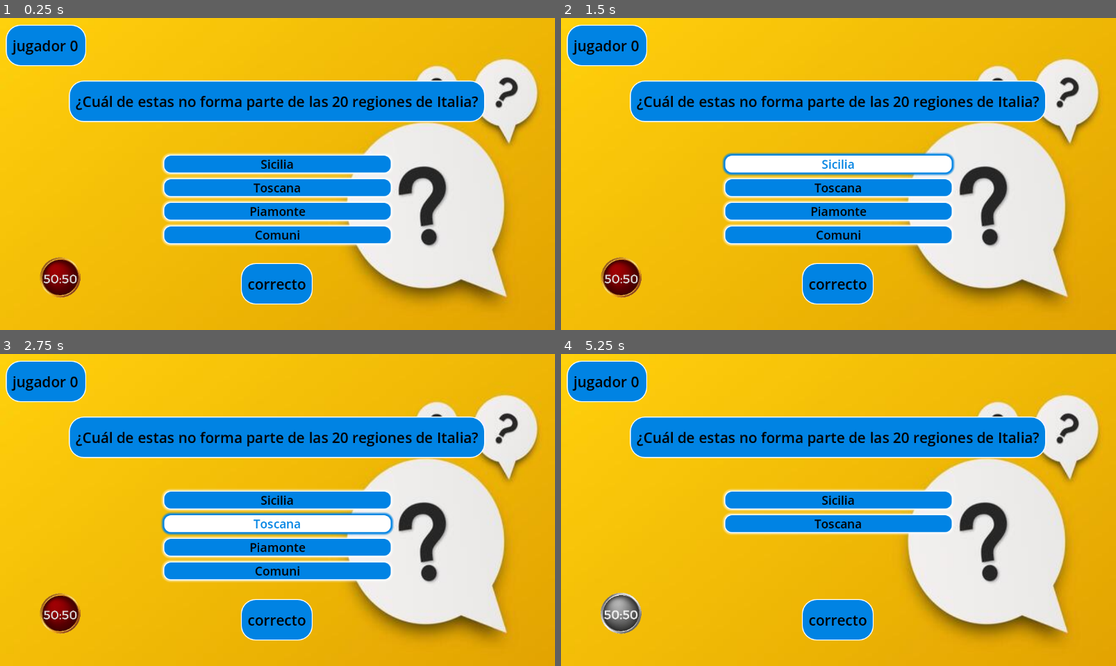
Above: before the commit, frames 1-4 (two rows, left to right).
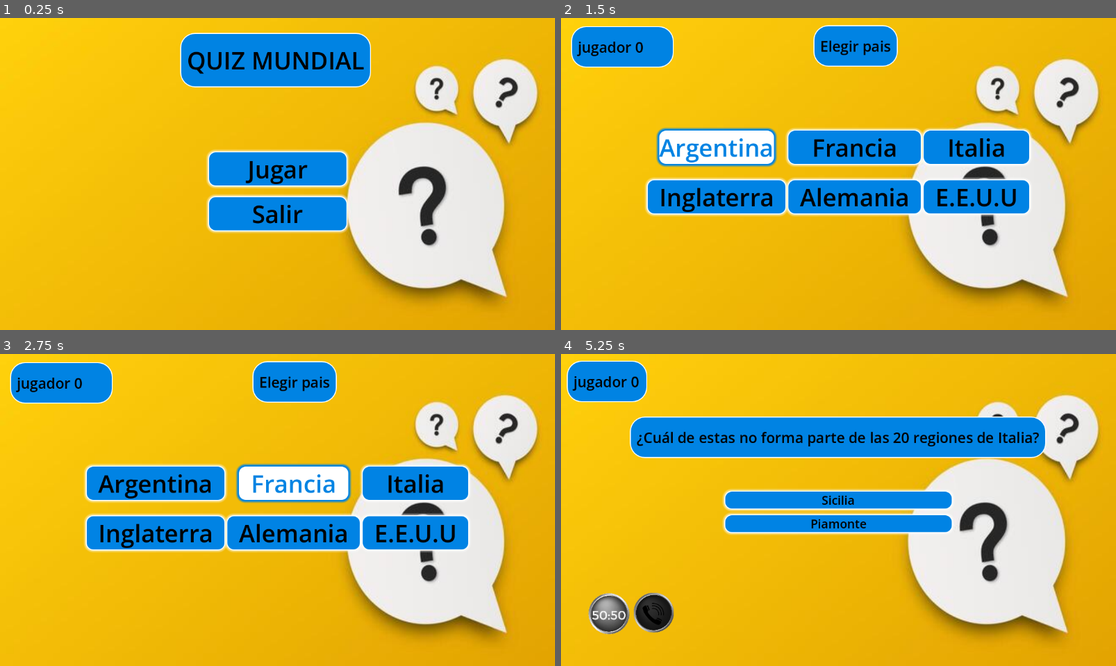
Above: after the commit, the same moments.

Repository: tobiflores/TriviaMundial-Alonso_Flores
Game: Godot game, scene res://Escenas/menu.tscn
Two runs of this game, one before a commit and one after it. Both use one fixed random seed, a clock stepped at 60 frames per second and the inputs below. Before the commit the project starts from res://Escenas/pregunta.tscn.
Inputs (mouse positions are in pixels of both pictures, inside the frame that each line leads up to; where the layout moved, square brackets give the same spot in the first picture):
- Up to frame 1 (0.25 s): no input
- Up to frame 2 (1.5 s): click "Sicilia" (after the commit: "Jugar") at 0.5 s; click "Sicilia" (after the commit: "Argentina") at 1.25 s
- Up to frame 3 (2.75 s): click "Toscana" (after the commit: "Francia") at 2 s
- Up to frame 4 (5.25 s): click "Piamonte" (after the commit: "Italia") at 2.75 s; click (655, 612) at 3.52 s; click "Sicilia" at 4.25 s; click (605, 612) [616, 612] at 5 s

The runs differ from the first frame. In frame 1, 28% of the frame differs, in the area x 1-88%, y 2-92%; in frame 2, 34%; in frame 3, 35%; in frame 4, 3.4%.
Error after the commit: Cannot call method 'duplicate' on a null value. (res://Scripts/elegir_pais.gd:14)

Commit message:
mejoras en preguntas, colores de botones y continuacion

Diff:
--- a/Escenas/pregunta.tscn
+++ b/Escenas/pregunta.tscn
@@ -4,6 +4,8 @@
 [ext_resource type="Script" uid="uid://dvhshdkvamyhm" path="res://Scripts/ronda.gd" id="1_8vmtj"]
 [ext_resource type="Texture2D" uid="uid://oe3vayvddhwd" path="res://Imagenes/cincuenta50.png" id="3_k1vya"]
 [ext_resource type="Texture2D" uid="uid://cyjfs35dfdpiv" path="res://Imagenes/cincuentaB&W.png" id="4_6fbo8"]
+[ext_resource type="Texture2D" uid="uid://ca1pjpha0t7mg" path="res://Imagenes/llamada.png" id="5_k1vya"]
+[ext_resource type="Texture2D" uid="uid://cqr8akagvdpra" path="res://Imagenes/llamadaB&W.png" id="6_6fbo8"]
 
 [sub_resource type="StyleBoxTexture" id="StyleBoxTexture_aj2lq"]
 texture = ExtResource("1_1gt84")
@@ -39,7 +41,7 @@
 shadow_size = 5
 
 [sub_resource type="StyleBoxFlat" id="StyleBoxFlat_8vmtj"]
-bg_color = Color(0, 0, 0, 1)
+bg_color = Color(0, 0.5137255, 0.8901961, 1)
 border_width_left = 2
 border_width_top = 2
 border_width_right = 2
@@ -114,20 +116,36 @@
 [node name="Boton50" type="TextureButton" parent="." unique_id=1850822666]
 layout_mode = 1
 anchors_preset = -1
-anchor_left = 0.11000001
-anchor_top = 0.83000004
-anchor_right = 0.11000001
-anchor_bottom = 0.83000004
-offset_left = -61.720016
-offset_top = -43.840027
-offset_right = 495.28
-offset_bottom = 404.15997
+anchor_left = 0.083000004
+anchor_top = 0.83300006
+anchor_right = 0.083000004
+anchor_bottom = 0.83300006
+offset_left = -55.616013
+offset_top = -44.784027
+offset_right = 501.384
+offset_bottom = 403.21594
 grow_vertical = 0
 scale = Vector2(0.2, 0.2)
 texture_normal = ExtResource("3_k1vya")
 texture_pressed = ExtResource("4_6fbo8")
 texture_disabled = ExtResource("4_6fbo8")
 stretch_mode = 0
+
+[node name="BotonLlamada" type="TextureButton" parent="." unique_id=697145962]
+layout_mode = 1
+anchors_preset = -1
+anchor_left = 0.16700001
+anchor_top = 0.832
+anchor_right = 0.16700001
+anchor_bottom = 0.832
+offset_left = -55.384003
+offset_top = -45.136017
+offset_right = 500.61597
+offset_bottom = 403.864
+scale = Vector2(0.2, 0.2)
+texture_normal = ExtResource("5_k1vya")
+texture_pressed = ExtResource("6_6fbo8")
+texture_disabled = ExtResource("6_6fbo8")
 
 [node name="BotonesOpciones" type="VBoxContainer" parent="." unique_id=331745322]
 layout_mode = 1
@@ -188,15 +206,18 @@
 theme_override_styles/hover = SubResource("StyleBoxFlat_aj2lq")
 text = "Comuni"
 
-[node name="Label3" type="Label" parent="." unique_id=1001536075]
+[node name="BotonContinuar" type="Button" parent="." unique_id=723417508]
+visible = false
 layout_mode = 0
 offset_left = 512.0
 offset_top = 529.0
-offset_right = 637.0
+offset_right = 661.0
 offset_bottom = 575.0
 theme_override_colors/font_color = Color(0, 0, 0, 1)
 theme_override_font_sizes/font_size = 30
 theme_override_styles/normal = SubResource("StyleBoxFlat_1gt84")
-text = "correcto"
+text = "Continuar"
 
 [connection signal="pressed" from="Boton50" to="." method="_on__50_pressed"]
+[connection signal="pressed" from="BotonLlamada" to="." method="_on_boton_llamada_pressed"]
+[connection signal="pressed" from="BotonContinuar" to="." method="_on_boton_continuar_pressed"]
--- /dev/null
+++ b/Scripts/GestorJuego.gd
@@ -0,0 +1,13 @@
+extends Node
+
+var preguntas_usadas: Dictionary = {}
+
+func marcar_pregunta_usada(pais: String, enunciado: String):
+	if not preguntas_usadas.has(pais):
+		preguntas_usadas[pais] = []
+	preguntas_usadas[pais].append(enunciado)
+
+func preguntaUsada(pais: String, enunciado: String) -> bool:
+	if not preguntas_usadas.has(pais):
+		return false
+	return preguntas_usadas[pais].has(enunciado)
--- a/Scripts/ronda.gd
+++ b/Scripts/ronda.gd
@@ -4,26 +4,43 @@
 var pais_actual: DatosPais
 var cola_preguntas: Array[Pregunta] = []
 var indiceActual: int = 0
+var indice_pregunta_actual: int = 0
 
 func iniciar(datos: DatosPais):
 	pais_actual = datos
-	cola_preguntas = datos.preguntas.duplicate()
+	cola_preguntas = datos.preguntas.duplicate().filter(func(p):
+		return not GestorJuego.preguntaUsada(datos.pais, p.enunciado))
 	cola_preguntas.shuffle()
 	mostrar_pregunta(0)
 
 func mostrar_pregunta(indice: int):
+	indice_pregunta_actual = indice
 	var preguntaActual: Pregunta = cola_preguntas[indice]
 	$Label.text = preguntaActual.enunciado
 	var opciones_mezcladas = preguntaActual.opciones.duplicate()
 	var respuesta_correcta = opciones_mezcladas[preguntaActual.indice_correcto]
 	opciones_mezcladas.shuffle()
 	indiceActual = opciones_mezcladas.find(respuesta_correcta)
-
 	var botones = $BotonesOpciones.get_children()
 	for i in range(botones.size()):
 		botones[i].text = opciones_mezcladas[i]
 		botones[i].disabled = false
 		botones[i].visible = true
+		var idx = i
+		botones[i].pressed.connect(func(): verificar_respuesta(idx), CONNECT_ONE_SHOT)
+
+func verificar_respuesta(indice: int):
+	var botones = $BotonesOpciones.get_children()
+	for boton in botones:
+		boton.disabled = true
+		boton.add_theme_stylebox_override("disabled", boton.get_theme_stylebox("normal"))
+	if indice == indiceActual:
+		botones[indice].modulate = Color.GREEN
+		$BotonContinuar.visible = true
+		GestorJuego.marcar_pregunta_usada(pais_actual.pais, cola_preguntas[indice_pregunta_actual].enunciado)
+	else:
+		botones[indice].modulate = Color.RED
+		botones[indiceActual].modulate = Color.GREEN
 
 func cincuenta_cincuenta():
 	var botones = $BotonesOpciones.get_children()
@@ -31,7 +48,6 @@
 	for i in range(botones.size()):
 		if i != indiceActual:
 			incorrectos.append(i)
-
 	incorrectos.shuffle()
 	botones[incorrectos[0]].visible = false
 	botones[incorrectos[1]].visible = false
@@ -40,3 +56,10 @@
 	cincuenta_cincuenta()
 	print("cincuenta presionado")
 	$Boton50.disabled = true
+
+func _on_boton_llamada_pressed() -> void:
+	print("llamada usada")
+	$BotonLlamada.disabled = true
+
+func _on_boton_continuar_pressed() -> void:
+	get_tree().change_scene_to_file("res://Escenas/elegir_pais.tscn")
--- a/data/paises/estadosunidos.tres
+++ b/data/paises/estadosunidos.tres
@@ -1,74 +1,74 @@
 [gd_resource type="Resource" script_class="DatosPais" format=3 uid="uid://cxlbe1kebh7y3"]
 
-[ext_resource type="Texture2D" uid="uid://bjihm6ob0prdn" path="res://Imagenes/usaflag.webp" id="1_67qfu"]
+[ext_resource type="Texture2D" uid="uid://cbpu3ouvrp3br" path="res://Imagenes/usaflag.webp" id="1_67qfu"]
 [ext_resource type="Script" uid="uid://bvh63cpdgav1d" path="res://Scripts/pregunta.gd" id="1_g0ngh"]
 [ext_resource type="Script" uid="uid://dn546t0plwfgf" path="res://Scripts/datospais.gd" id="2_67qfu"]
 
 [sub_resource type="Resource" id="Resource_ju048"]
 script = ExtResource("1_g0ngh")
 enunciado = "¿En qué ciudad se encuentra la Casa Blanca?"
-opciones = Array[String](["A) Nueva York ", "B) Los Angeles ", "C) Washington D.C. ", "D) Chicago"])
+opciones = Array[String](["Nueva York ", "Los Angeles ", "Washington D.C. ", "Chicago"])
 indice_correcto = 2
 metadata/_custom_type_script = "uid://bvh63cpdgav1d"
 
 [sub_resource type="Resource" id="Resource_68lyt"]
 script = ExtResource("1_g0ngh")
 enunciado = "¿En qué estado se encuentra Hollywood?"
-opciones = Array[String](["A) Nevada ", "B) Arizona ", "C) California ", "D) Florida"])
+opciones = Array[String](["Nevada ", "Arizona ", "California ", "Florida"])
 indice_correcto = 2
 metadata/_custom_type_script = "uid://bvh63cpdgav1d"
 
 [sub_resource type="Resource" id="Resource_a38s2"]
 script = ExtResource("1_g0ngh")
 enunciado = "¿Qué famoso actor protagonizó la saga de películas \"Rocky\"?"
-opciones = Array[String](["A) Arnold Schwarzenegger ", "B) Bruce Willis ", "C) Sylvester Stallone ", "D) Chuck Norris"])
+opciones = Array[String](["Arnold Schwarzenegger ", "Bruce Willis ", "Sylvester Stallone ", "Chuck Norris"])
 indice_correcto = 2
 metadata/_custom_type_script = "uid://bvh63cpdgav1d"
 
 [sub_resource type="Resource" id="Resource_s1e14"]
 script = ExtResource("1_g0ngh")
 enunciado = "¿Qué famoso científico americano inventó la bombilla eléctrica?"
-opciones = Array[String](["A) Thomas Edison ", "B) Benjamin Franklin ", "C) Nikola Tesla ", "D) Alexander Graham Bell"])
+opciones = Array[String](["Thomas Edison ", "Benjamin Franklin ", "Nikola Tesla ", "Alexander Graham Bell"])
 metadata/_custom_type_script = "uid://bvh63cpdgav1d"
 
 [sub_resource type="Resource" id="Resource_67qfu"]
 script = ExtResource("1_g0ngh")
 enunciado = "¿Qué famosa arquitectura histórica fue un regalo de Francia a Estados Unidos?"
-opciones = Array[String](["A) El Toro de Wall Street ", "B) El Monte Rushmore ", "C) El Monumento a Lincoln ", "D) La Estatua de la Libertad"])
+opciones = Array[String](["El Toro de Wall Street ", "El Monte Rushmore ", "El Monumento a Lincoln ", "La Estatua de la Libertad"])
 indice_correcto = 3
 metadata/_custom_type_script = "uid://bvh63cpdgav1d"
 
 [sub_resource type="Resource" id="Resource_pn6xu"]
 script = ExtResource("1_g0ngh")
 enunciado = "¿ Cuál de estas ligas deportivas no es de Estados Unidos?"
-opciones = Array[String](["A) NBA ", "B) NFS", "C) NHL ", "D) NFL"])
+opciones = Array[String](["NBA ", "NFS", "NHL ", "NFL"])
 indice_correcto = 1
 metadata/_custom_type_script = "uid://bvh63cpdgav1d"
 
 [sub_resource type="Resource" id="Resource_uca0k"]
 script = ExtResource("1_g0ngh")
 enunciado = "¿Qué ciudad es conocida como “La Gran Manzana”?"
-opciones = Array[String](["A) Los Angeles ", "B) Miami ", "C) Nueva York ", "D) Boston"])
+opciones = Array[String](["Los Angeles ", "Miami ", "Nueva York ", "Boston"])
 indice_correcto = 2
 metadata/_custom_type_script = "uid://bvh63cpdgav1d"
 
 [sub_resource type="Resource" id="Resource_hywpu"]
 script = ExtResource("1_g0ngh")
 enunciado = "¿Qué famoso director creó las películas “Jurassic Park” y “E.T.”?"
-opciones = Array[String](["A) Martin Scorsese ", "B) Steven Spielberg ", "C) Peter Jackson  ", " D) James Cameron"])
+opciones = Array[String](["Martin Scorsese ", "Steven Spielberg ", "Peter Jackson  ", " James Cameron"])
 indice_correcto = 1
 metadata/_custom_type_script = "uid://bvh63cpdgav1d"
 
 [sub_resource type="Resource" id="Resource_lyv3t"]
 script = ExtResource("1_g0ngh")
 enunciado = "¿Qué celebración estadounidense homenajea a los soldados caídos en guerra?"
-opciones = Array[String](["A) Memorial Day ", " B) Veterans Day ", "C) Labor Day ", "D) Honor Day"])
+opciones = Array[String](["Memorial Day ", " Veterans Day ", "Labor Day ", "Honor Day"])
 metadata/_custom_type_script = "uid://bvh63cpdgav1d"
 
 [sub_resource type="Resource" id="Resource_544r1"]
 script = ExtResource("1_g0ngh")
 enunciado = "¿Qué estado estadounidense tiene la mayor población?"
-opciones = Array[String](["A) Washington ", "B) Florida ", "C) Nueva York ", "D) California "])
+opciones = Array[String](["Washington ", "Florida ", "Nueva York ", "California "])
 metadata/_custom_type_script = "uid://bvh63cpdgav1d"
 
 [resource]
--- a/data/paises/inglaterra.tres
+++ b/data/paises/inglaterra.tres
@@ -7,69 +7,69 @@
 [sub_resource type="Resource" id="Resource_gxppn"]
 script = ExtResource("2_3p800")
 enunciado = "¿De qué ciudad son originarios The Beatles?"
-opciones = Array[String](["A) Londres ", "B) Manchester ", "C) Liverpool ", "D) Birmingham"])
+opciones = Array[String](["Londres ", "Manchester ", "Liverpool ", "Birmingham"])
 indice_correcto = 2
 metadata/_custom_type_script = "uid://bvh63cpdgav1d"
 
 [sub_resource type="Resource" id="Resource_nlfvs"]
 script = ExtResource("2_3p800")
 enunciado = "¿Quién escribió Romeo y Julieta?"
-opciones = Array[String](["A) Charles Dickens ", "B) Oscar Wilde ", "C) Jane Austen ", "D) William Shakespeare "])
+opciones = Array[String](["Charles Dickens ", "Oscar Wilde ", "Jane Austen ", "William Shakespeare "])
 indice_correcto = 3
 metadata/_custom_type_script = "uid://bvh63cpdgav1d"
 
 [sub_resource type="Resource" id="Resource_f8vrx"]
 script = ExtResource("2_3p800")
 enunciado = "¿Cuántas veces ganó Inglaterra el Mundial?"
-opciones = Array[String](["A) 0 ", "B) 1 ", "C) 2 ", "D) 3"])
+opciones = Array[String](["0 ", "1 ", "2 ", "3"])
 indice_correcto = 1
 metadata/_custom_type_script = "uid://bvh63cpdgav1d"
 
 [sub_resource type="Resource" id="Resource_mg37p"]
 script = ExtResource("2_3p800")
 enunciado = "¿Qué animal aparece en el escudo real de Inglaterra?"
-opciones = Array[String](["A) Águila ", "B) Dragón ", "C) León ", "D) Caballo"])
+opciones = Array[String](["Águila ", "Dragón ", "León ", "Caballo"])
 indice_correcto = 2
 metadata/_custom_type_script = "uid://bvh63cpdgav1d"
 
 [sub_resource type="Resource" id="Resource_p5hs7"]
 script = ExtResource("2_3p800")
 enunciado = "¿En qué deporte es famoso el torneo de Wimbledon?"
-opciones = Array[String](["A) Golf ", "B) Tenis ", "C) Cricket ", "D) Rugby"])
+opciones = Array[String](["Golf ", "Tenis ", "Cricket ", "Rugby"])
 indice_correcto = 1
 metadata/_custom_type_script = "uid://bvh63cpdgav1d"
 
 [sub_resource type="Resource" id="Resource_j2r4f"]
 script = ExtResource("2_3p800")
 enunciado = "¿Cuál es la ciudad más grande de Inglaterra?"
-opciones = Array[String](["A) Londres ", "B) Birmingham ", "C) Manchester ", "D) Sheffield"])
+opciones = Array[String](["Londres ", "Birmingham ", "Manchester ", "Sheffield"])
 metadata/_custom_type_script = "uid://bvh63cpdgav1d"
 
 [sub_resource type="Resource" id="Resource_rh0j6"]
 script = ExtResource("2_3p800")
 enunciado = "¿Cómo se llama la residencia oficial del rey de Inglaterra?"
-opciones = Array[String](["A) Windsor Castle ", "B) Hampton Court ", "C) Kensington Palace ", "D) Buckingham Palace "])
+opciones = Array[String](["Windsor Castle ", "Hampton Court ", "Kensington Palace ", "Buckingham Palace "])
 indice_correcto = 3
 metadata/_custom_type_script = "uid://bvh63cpdgav1d"
 
 [sub_resource type="Resource" id="Resource_lavef"]
 script = ExtResource("2_3p800")
 enunciado = "¿Cuál de estas bandas no es británica?"
-opciones = Array[String](["A) Pink Floyd ", "B) One Direction ", "C) Coldplay ", "D) Metallica "])
+opciones = Array[String](["Pink Floyd ", "One Direction ", "Coldplay ", "Metallica "])
 indice_correcto = 3
 metadata/_custom_type_script = "uid://bvh63cpdgav1d"
 
 [sub_resource type="Resource" id="Resource_48bdc"]
 script = ExtResource("2_3p800")
 enunciado = "¿Qué actor británico interpretó a Batman en la trilogía de Christopher Nolan?"
-opciones = Array[String](["A) Hugh Grant ", "B) Daniel Craig ", "C) Christian Bale ", "D) Colin Firth"])
+opciones = Array[String](["Hugh Grant ", "Daniel Craig ", "Christian Bale ", "Colin Firth"])
 indice_correcto = 2
 metadata/_custom_type_script = "uid://bvh63cpdgav1d"
 
 [sub_resource type="Resource" id="Resource_hh2m2"]
 script = ExtResource("2_3p800")
 enunciado = "¿Cuál es el himno nacional de Inglaterra?"
-opciones = Array[String](["A) Rule Britannia ", "B) God Save the King ", "C) Swing Low Sweet Chariot ", "D) Land of Hope and Glory"])
+opciones = Array[String](["Rule Britannia ", "God Save the King ", "Swing Low Sweet Chariot ", "Land of Hope and Glory"])
 indice_correcto = 1
 metadata/_custom_type_script = "uid://bvh63cpdgav1d"
 
--- a/project.godot
+++ b/project.godot
@@ -11,9 +11,13 @@
 [application]
 
 config/name="Juego-QuizMundial"
-run/main_scene="uid://b76b4tn2ant5j"
+run/main_scene="uid://boomuibu7bb3m"
 config/features=PackedStringArray("4.6", "Forward Plus")
 config/icon="res://icon.svg"
+
+[autoload]
+
+GestorJuego="*uid://dxtq1digls66a"
 
 [physics]
 
Binary file added: Imagenes/llamadaB&W.png
Not shown, added: Imagenes/llamadaB&W.png.import
Not shown, added: Scripts/GestorJuego.gd.uid
